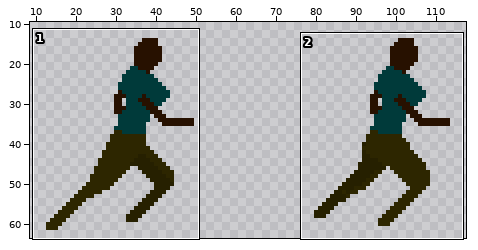
Two states of a sprite sheet, gdx-game-android/assets/hero-running-spritesheet.png. The picture above shows the old version from afar; the outline marks the close-up.
Close-up. The starting point:
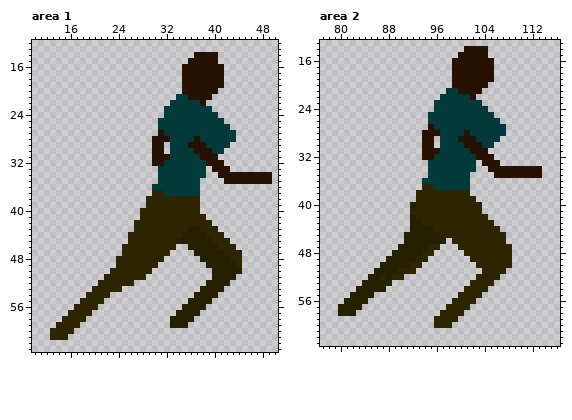
The file is 128x64 pixels. Shown: area 1: x 10..50, y 12..63; area 2: x 77..116, y 13..63. The wide view leaves out empty margins.
New version:
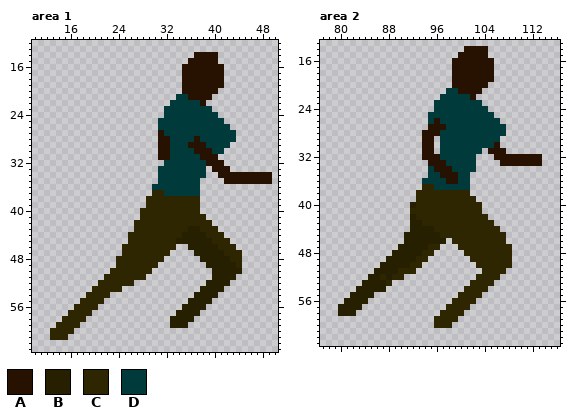
Palette (. is transparent): A #271100  B #262000  C #2d2600  D #003a3a
Diff:
Area 1:
y 28: x 30 A -> .
y 29..30: x 30 A -> .; x 32 . -> A
y 31: x 30 A -> .
y 32: x 30..31 AA -> ..
Area 2:
y 26: x 96 D -> A
y 27: x 96..97 DD -> AA
y 28: x 101 A -> D
y 29: x 100..102 AAA -> DDD
y 30: x 101..103 AAA -> DDD; x 106 . -> A
y 31: x 96 A -> .; x 102..107 AAA... -> DD.AAA
y 32: x 96 D -> A; x 103..113 AAA........ -> ...AAAAAAAA
y 33: x 95..97 DDD -> AAA; x 104..113 AAA....... -> ...AAAAAAA
y 34: x 96..98 DDD -> AAA; x 105..113 AAAAAAAAA -> .........
y 35: x 97..99 DDD -> AAA; x 106..113 AAAAAAAA -> ........
y 36: x 98..99 DD -> AA
Boxes around the changes in both close-ups, in picture pixels (x1, y1, x2, y2):
changed: (152, 136, 170, 166)
changed: (428, 118, 542, 184)
